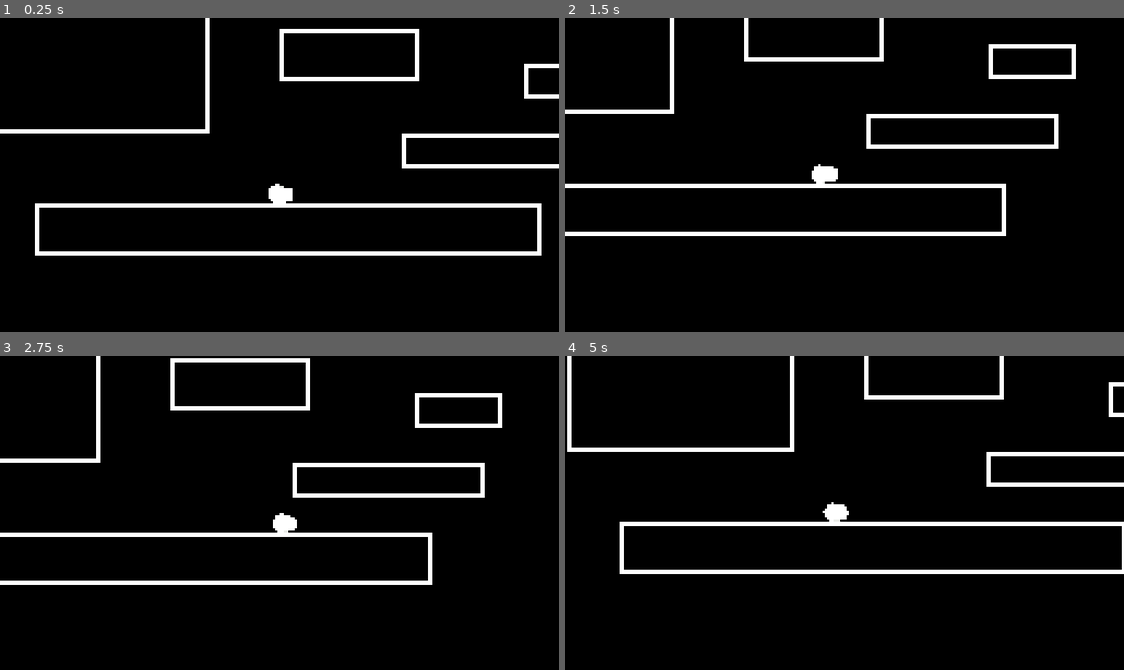
Above: before the commit, frames 1-4 (two rows, left to right).
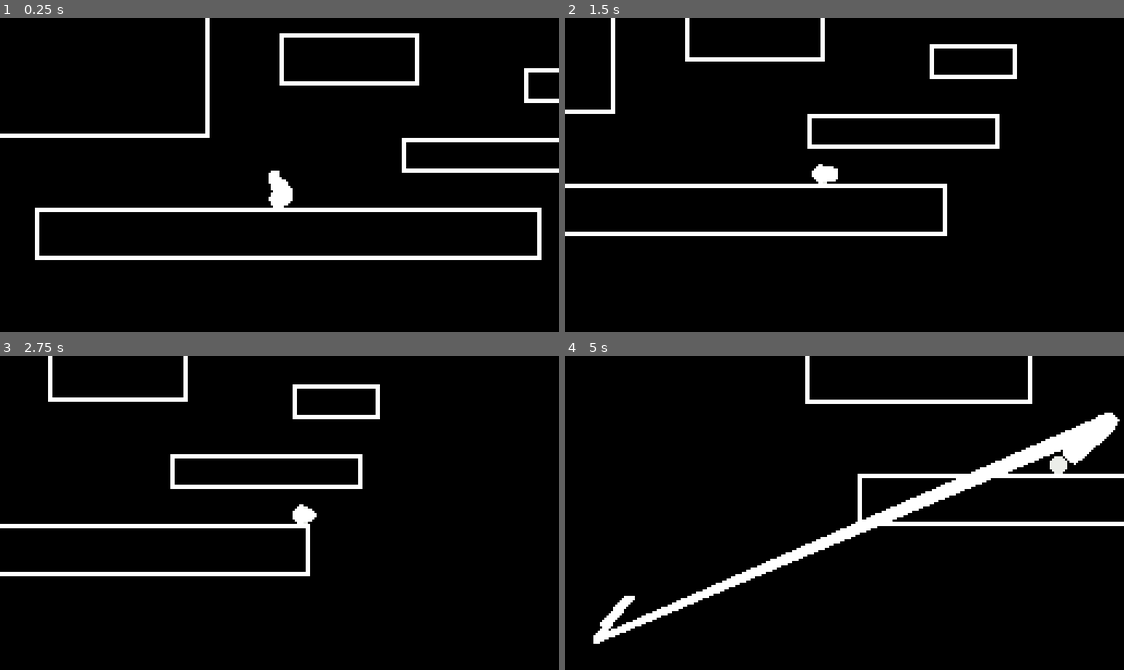
Above: after the commit, the same moments.

Repository: AWildman128/gameoff
Game: Godot game, scene res://Worlds/test_world.tscn
The game is run twice, just before and just after one commit, with the same random seed, the same clock (stepped at 60 frames per second) and the same inputs.
Inputs (mouse positions are in pixels of both pictures, inside the frame that each line leads up to):
- Up to frame 1 (0.25 s): no input
- Up to frame 2 (1.5 s): tap Enter (ui_accept) at 0.5, 0.77 s; move the mouse to (967, 159) at 0.52 s; hold Right (ui_right) 0.53-1.25 s; click (967, 159) at 0.6 s; drag from (732, 190) to (816, 237) at 1.27 s
- Up to frame 3 (2.75 s): move the mouse to (335, 443) at 2.02 s; hold Right (ui_right) from 2.03 s (still down); tap O at 2.1 s; click (335, 443) at 2.3 s
- Up to frame 4 (5 s): release Right (ui_right) at 2.75 s; drag from (816, 575) to (676, 465) at 2.77 s; move the mouse to (1012, 560) at 3.52 s; hold Left (ui_left) 3.53-4.25 s; click (1012, 560) at 3.6 s; tap Enter (ui_accept) at 3.77 s; drag from (676, 465) to (760, 434) at 4.27 s

The runs differ from the first frame. In frame 1, 9.3% of the frame differs, in the area x 0-100%, y 3-78%; in frame 2, 3.5%; in frame 3, 9.3%; in frame 4, 10%, in the area x 0-100%, y 0-92%.

Commit message:
Added simple wall jumping

Diff:
--- a/Components/SnakeJump.gd
+++ b/Components/SnakeJump.gd
@@ -6,12 +6,14 @@
 
 
 func _physics_process(delta):
-	if not player.is_on_floor():
-		player.velocity.y += 30  # Gravity
+	if not player.is_on_floor_only():
+		player.velocity.y += 15  # Gravity
+	elif player.is_on_wall_only():
+		player.velocity.y += 0.1 #Slowly slide down wall (does not work?)
 	else:
 		player.velocity.x = lerp(player.velocity.x, 0.0, 0.3)  # Floor friction
 
-	if Input.is_action_just_pressed("l_click") and player.is_on_floor():
+	if Input.is_action_just_pressed("l_click") and (player.is_on_floor() or player.is_on_wall()):
 		var direction = player.global_position.direction_to(player.get_global_mouse_position())
 		var distance = player.global_position.distance_to(player.get_global_mouse_position())
 		distance = clamp(distance, 10, 60)
--- a/Player/Player.tscn
+++ b/Player/Player.tscn
@@ -10,6 +10,7 @@
 
 [sub_resource type="Curve" id="Curve_l460v"]
 min_value = -1.0
+bake_resolution = 10
 _data = [Vector2(0, 0.0105263), 0.0, 0.0, 0, 0, Vector2(0.262887, 0.326316), 0.0, 0.0, 0, 0, Vector2(0.510309, -0.284211), 0.0, 0.0, 0, 0, Vector2(1, 0.0315789), 0.0, 0.0, 0, 0]
 point_count = 4
 
--- /dev/null
+++ b/snake_test_scene.tscn
@@ -0,0 +1,157 @@
+[gd_scene load_steps=6 format=3 uid="uid://da26gfvt6wnn7"]
+
+[ext_resource type="Script" path="res://Snake.gd" id="1_p431w"]
+[ext_resource type="Script" path="res://head.gd" id="2_2lqkd"]
+
+[sub_resource type="RectangleShape2D" id="RectangleShape2D_5b1tm"]
+size = Vector2(1153, 90)
+
+[sub_resource type="RectangleShape2D" id="RectangleShape2D_los2r"]
+size = Vector2(27, 11)
+
+[sub_resource type="CircleShape2D" id="CircleShape2D_adceg"]
+
+[node name="Node2D" type="Node2D"]
+
+[node name="StaticBody2D" type="StaticBody2D" parent="."]
+position = Vector2(48, 580)
+
+[node name="Floor" type="CollisionShape2D" parent="StaticBody2D"]
+position = Vector2(529.5, 22)
+shape = SubResource("RectangleShape2D_5b1tm")
+
+[node name="Snake" type="Node2D" parent="."]
+position = Vector2(319, 462)
+rotation = -0.0017268
+script = ExtResource("1_p431w")
+
+[node name="head" type="RigidBody2D" parent="Snake"]
+position = Vector2(0.0396729, 0.116394)
+rotation = -3.14159
+mass = 0.15
+inertia = 1.0
+script = ExtResource("2_2lqkd")
+
+[node name="PinJoint2D" type="PinJoint2D" parent="Snake/head"]
+position = Vector2(-12.9603, 0.093933)
+node_a = NodePath("..")
+node_b = NodePath("../../tail0")
+
+[node name="CollisionShape2D" type="CollisionShape2D" parent="Snake/head"]
+position = Vector2(0.0396729, 0.116425)
+shape = SubResource("RectangleShape2D_los2r")
+debug_color = Color(0.92549, 0, 0.682353, 0.419608)
+
+[node name="tail0" type="RigidBody2D" parent="Snake"]
+position = Vector2(26.0397, 0.116394)
+mass = 0.01
+inertia = 0.5
+
+[node name="PinJoint2D2" type="PinJoint2D" parent="Snake/tail0"]
+position = Vector2(12.8929, 0.166718)
+node_a = NodePath("..")
+node_b = NodePath("../../tail1")
+
+[node name="CollisionShape2D" type="CollisionShape2D" parent="Snake/tail0"]
+shape = SubResource("RectangleShape2D_los2r")
+
+[node name="tail1" type="RigidBody2D" parent="Snake"]
+position = Vector2(52.0397, 0.116394)
+mass = 0.01
+inertia = 0.5
+
+[node name="PinJoint2D3" type="PinJoint2D" parent="Snake/tail1"]
+position = Vector2(12.9901, 0.0263977)
+node_a = NodePath("..")
+node_b = NodePath("../../tail2")
+
+[node name="CollisionShape2D" type="CollisionShape2D" parent="Snake/tail1"]
+shape = SubResource("RectangleShape2D_los2r")
+
+[node name="tail2" type="RigidBody2D" parent="Snake"]
+position = Vector2(78.0397, 0.116394)
+mass = 0.01
+inertia = 0.5
+
+[node name="PinJoint2D4" type="PinJoint2D" parent="Snake/tail2"]
+position = Vector2(13.0172, 0.166718)
+node_a = NodePath("..")
+node_b = NodePath("../../tail3")
+
+[node name="CollisionShape2D" type="CollisionShape2D" parent="Snake/tail2"]
+shape = SubResource("RectangleShape2D_los2r")
+
+[node name="tail3" type="RigidBody2D" parent="Snake"]
+position = Vector2(104, 0.179657)
+mass = 0.01
+inertia = 0.5
+
+[node name="CollisionShape2D" type="CollisionShape2D" parent="Snake/tail3"]
+shape = SubResource("RectangleShape2D_los2r")
+
+[node name="PinJoint2D" type="PinJoint2D" parent="Snake/tail3"]
+position = Vector2(13.1252, -0.102325)
+node_a = NodePath("..")
+node_b = NodePath("../../tail4")
+
+[node name="tail4" type="RigidBody2D" parent="Snake"]
+position = Vector2(130, 0.224518)
+mass = 0.01
+inertia = 0.5
+
+[node name="CollisionShape2D" type="CollisionShape2D" parent="Snake/tail4"]
+shape = SubResource("RectangleShape2D_los2r")
+
+[node name="PinJoint2D" type="PinJoint2D" parent="Snake/tail4"]
+position = Vector2(13.188, -0.289703)
+node_a = NodePath("..")
+node_b = NodePath("../../tail5")
+
+[node name="tail5" type="RigidBody2D" parent="Snake"]
+position = Vector2(156, 0.269409)
+mass = 0.01
+inertia = 0.5
+
+[node name="CollisionShape2D" type="CollisionShape2D" parent="Snake/tail5"]
+shape = SubResource("RectangleShape2D_los2r")
+
+[node name="PinJoint2D" type="PinJoint2D" parent="Snake/tail5"]
+position = Vector2(12.938, -0.290131)
+node_a = NodePath("..")
+node_b = NodePath("../../tail6")
+
+[node name="tail6" type="RigidBody2D" parent="Snake"]
+position = Vector2(182, 0.314331)
+mass = 0.01
+inertia = 0.5
+
+[node name="CollisionShape2D" type="CollisionShape2D" parent="Snake/tail6"]
+shape = SubResource("RectangleShape2D_los2r")
+
+[node name="PinJoint2D" type="PinJoint2D" parent="Snake/tail6"]
+position = Vector2(13.1245, 0.0667725)
+node_a = NodePath("..")
+node_b = NodePath("../../tail7")
+
+[node name="tail7" type="RigidBody2D" parent="Snake"]
+position = Vector2(208, 0.359222)
+mass = 0.01
+inertia = 0.5
+linear_damp = 4.81
+
+[node name="CollisionShape2D" type="CollisionShape2D" parent="Snake/tail7"]
+shape = SubResource("RectangleShape2D_los2r")
+
+[node name="StaticBody2D2" type="StaticBody2D" parent="."]
+position = Vector2(372.479, 542.452)
+
+[node name="CollisionShape2D" type="CollisionShape2D" parent="StaticBody2D2"]
+scale = Vector2(2, 2)
+shape = SubResource("CircleShape2D_adceg")
+
+[node name="StaticBody2D3" type="StaticBody2D" parent="."]
+position = Vector2(485, 347)
+
+[node name="Floor" type="CollisionShape2D" parent="StaticBody2D3"]
+position = Vector2(529.5, 22)
+shape = SubResource("RectangleShape2D_5b1tm")
